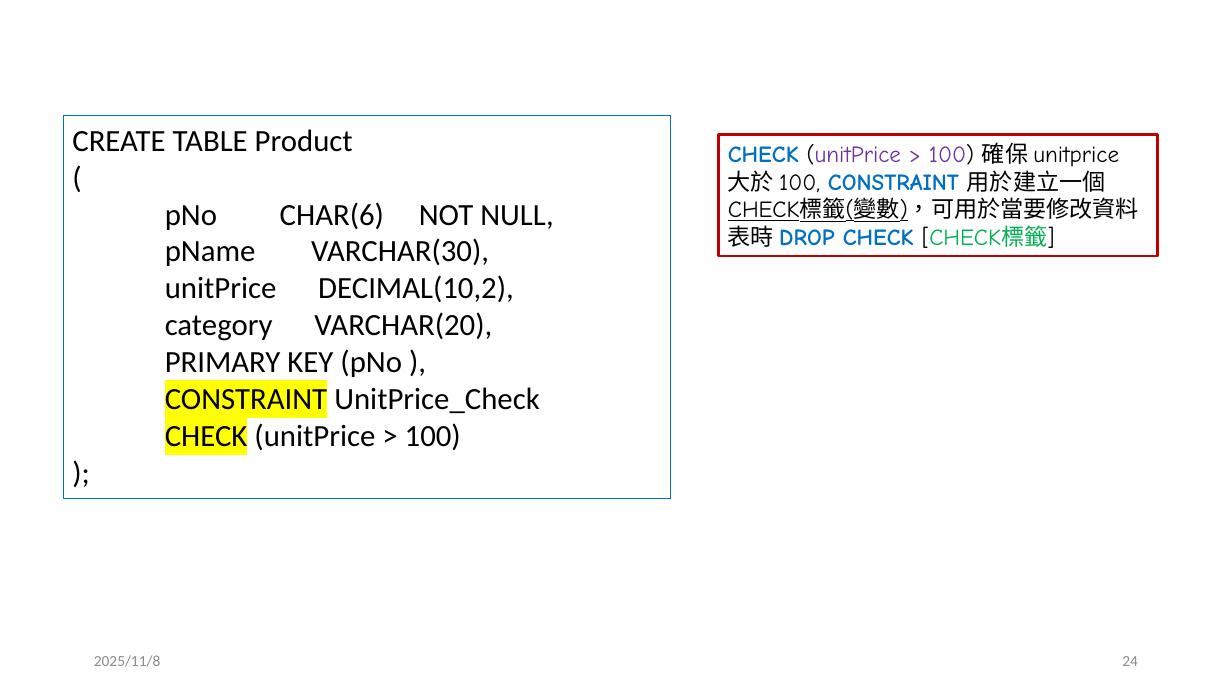
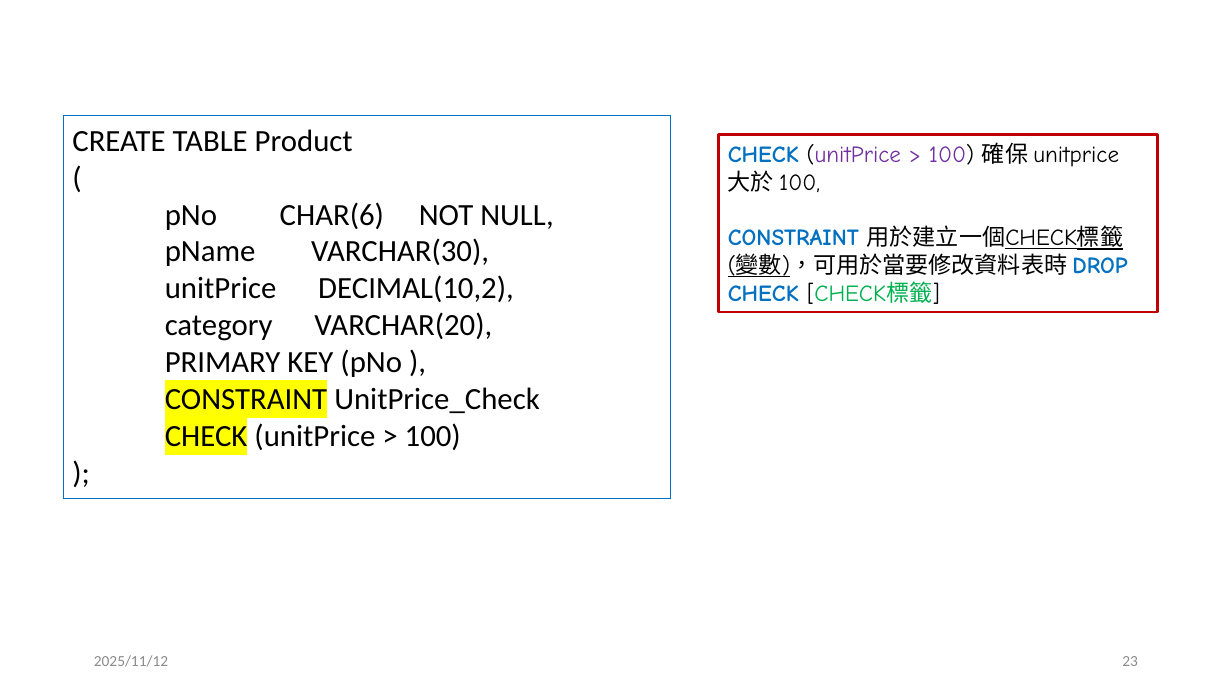
Before and after one commit to jc7qx/2025DB, a slide deck: slide 23 of slides/w10SQL1.pptx (slide 24 before the commit). Drawn at 1232x693 pixels with LibreOffice and Linux fonts; fonts in the diff are those of the drawing. Boxes give left, top, right and bottom in pixels: in the first picture for what was removed or moved away, otherwise in the second. Text is boxed around its words. In the diff, an @@ line names an element or a change of style, - is before the commit and + after.

```diff
--- a/slides/w10SQL1.pptx
+++ b/slides/w10SQL1.pptx
@@ rectangle "CHECK (unitPrice > 100) 確保 ...": place and size @@
-rectangle "CHECK (unitPrice > 100) 確保 ..." at [719, 135, 1158, 256]
+rectangle "CHECK (unitPrice > 100) 確保 ..." at [719, 135, 1158, 312]
@@ text in rectangle at [728, 142, 1127, 304]: text changed @@
-CHECK (unitPrice > 100) 確保 unitprice 大於 100, CONSTRAINT 用於建立一個CHECK標籤(變數)，可用於當要修改資料表時 DROP CHECK [CHECK標籤]
+CHECK (unitPrice > 100) 確保 unitprice 大於 100,
+CONSTRAINT 用於建立一個CHECK標籤(變數)，可用於當要修改資料表時 DROP CHECK [CHECK標籤]
@@ text at [94, 655, 168, 667]: text changed @@
-2025/11/8
+2025/11/12
@@ page number at [1122, 656, 1138, 666]: text changed @@
-24
+23
```
Also in this commit, not shown: 53 other slides changed, 3 slides added, 1 slide removed, 8 other files.
